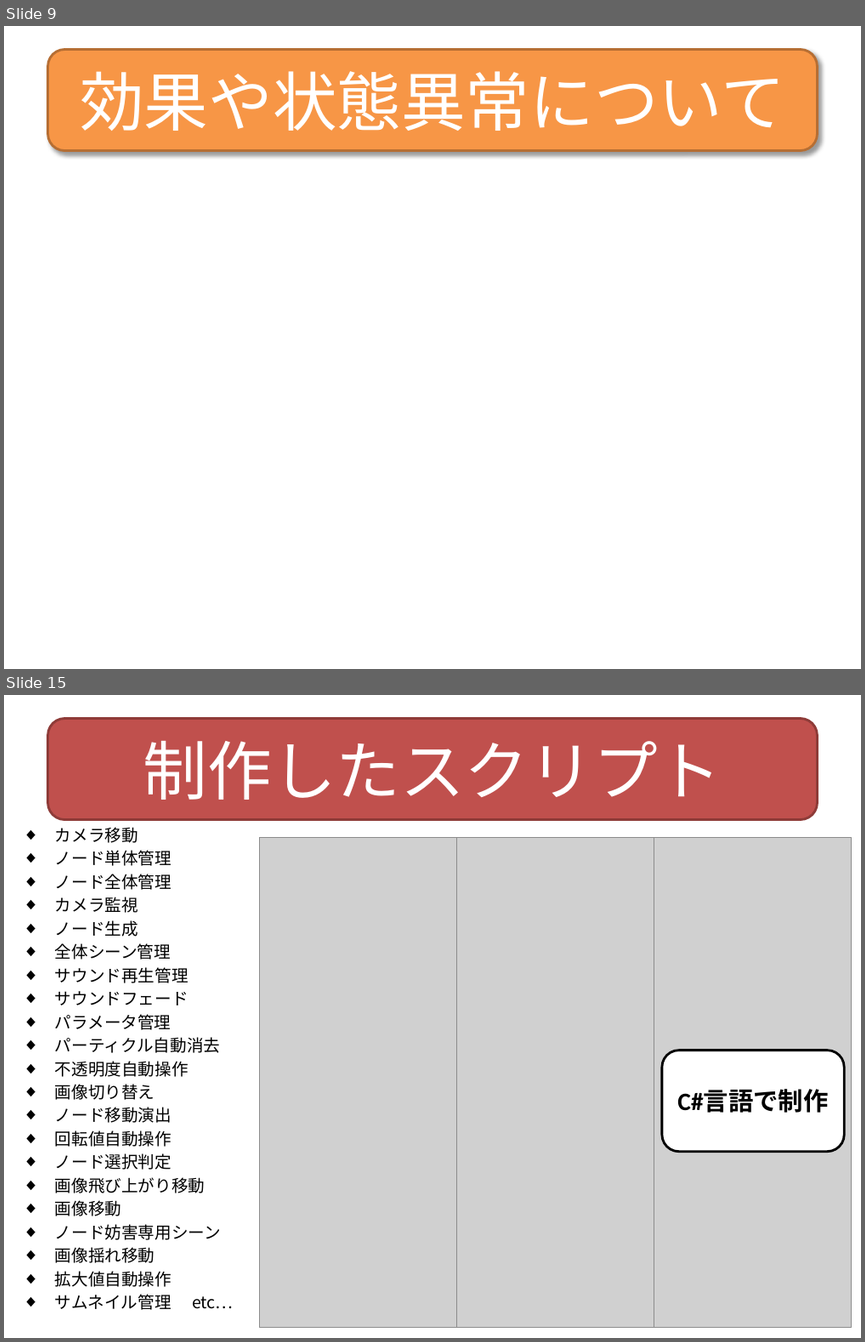
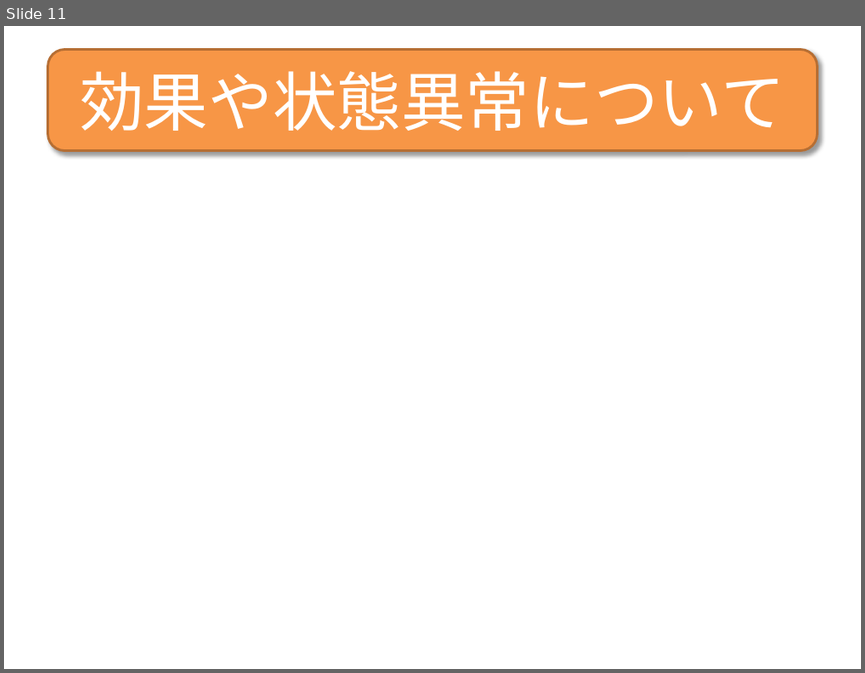
Before and after one commit to TeamNogic/Nogic, a slide deck: プレゼン/Nogic.pptx. Shown one above the other, each under a label of ours: slides 9 and 15 before the commit, slide 11 after it; the slides between them are not shown. The pictures are 865x1342 and 865x673 pixels, drawn with LibreOffice and Linux fonts; fonts in the diff are those of the drawing; grey boxes stand for pictures. Boxes give left, top, right and bottom in pixels: in the first picture for what was removed or moved away, otherwise in the second. Text is boxed around its words. In the diff, an @@ line names an element or a change of style, - is before the commit and + after.

```diff
--- a/プレゼン/Nogic.pptx
+++ b/プレゼン/Nogic.pptx
@@ slide 15 removed at (4,695,861,1338), background #FFFFFF @@
@@ rounded rectangle removed at (47,718,817,819) @@
-制作したスクリプト
@@ text removed at (55,827,234,1310) @@
-◆ カメラ移動
-◆ ノード単体管理
-◆ ノード全体管理
-◆ カメラ監視
-◆ ノード生成
-◆ 全体シーン管理
-◆ サウンド再生管理
-◆ サウンドフェード
-◆ パラメータ管理
-◆ パーティクル自動消去
-◆ 不透明度自動操作
-◆ 画像切り替え
-◆ ノード移動演出
-◆ 回転値自動操作
-◆ ノード選択判定
-◆ 画像飛び上がり移動
-◆ 画像移動
-◆ ノード妨害専用シーン
-◆ 画像揺れ移動
-◆ 拡大値自動操作
-◆ サムネイル管理 etc…
@@ picture removed at (259,837,456,1327) @@
@@ picture removed at (456,837,653,1327) @@
@@ picture removed at (653,837,851,1327) @@
@@ rounded rectangle removed at (662,1049,845,1151) @@
-C#言語で制作
@@ what was slide 9 is now slide 11 @@
```
Also in this commit, not shown: 2 slides changed, 2 slides added, 5 other slides removed, 6 other files.
